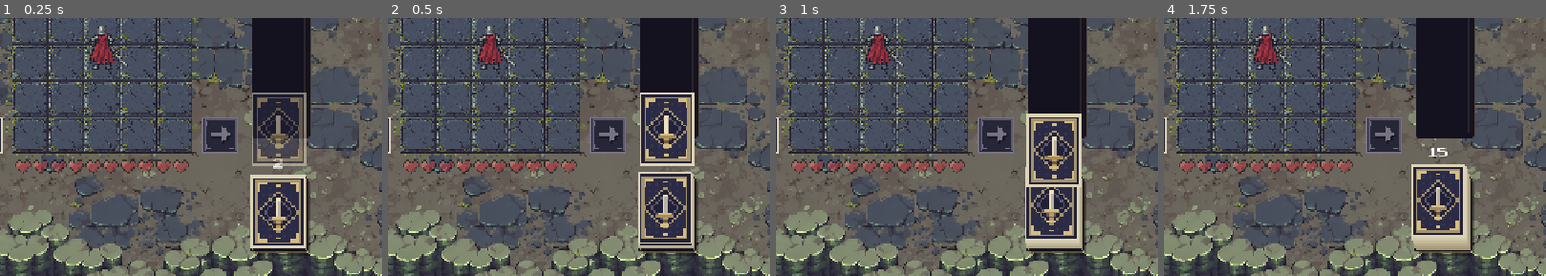
Above: before the commit, frames 1-4 (left to right).
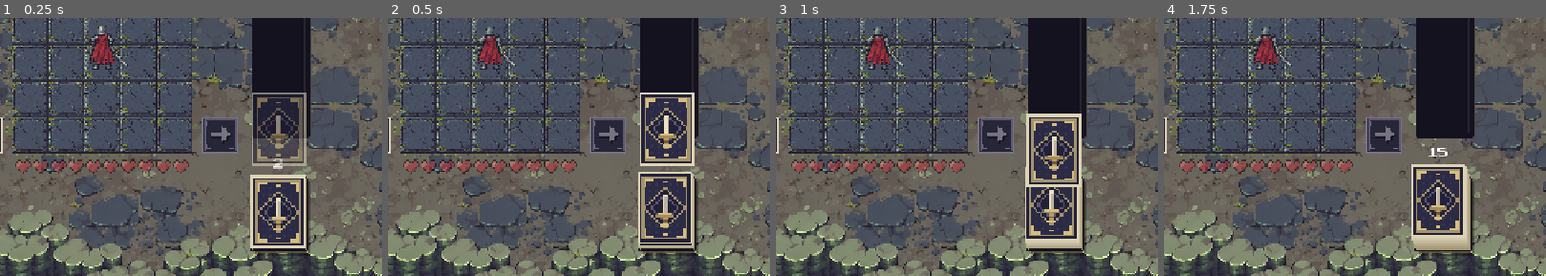
Above: after the commit, the same moments.

Repository: TheLizarditto/Foxtrot1Prototipo
Game: Godot game, scene res://Scenes/main.tscn
The game is run twice, just before and just after one commit, with the same random seed, the same clock (stepped at 60 frames per second) and the same inputs.
Inputs (mouse positions are % of the whole screen's width and height, from its top left):
- Up to frame 1 (0.25 s): no input
- Up to frame 2 (0.5 s): no input
- Up to frame 3 (1 s): move the mouse to (72, 45) at 0.52 s; click (72, 45) at 0.67 s
- Up to frame 4 (1.75 s): drag from (30, 55) to (45, 70) at 1.27 s
The pictures show only the part of the screen within x 37-87%, y 48-98%; the shares and areas given below are measured in that part.

Frame 1 is identical in both runs. In frame 2, 0.2% of the frame differs, in the area x 23-34%, y 2-19%; in frame 3, 0.2%; in frame 4, 0.2%.

Commit message:
Feat: Indicadores de vida + animacion idle de caballero

Diff:
--- a/Assets/Personaje/caballero_animaciones.tres
+++ b/Assets/Personaje/caballero_animaciones.tres
@@ -446,66 +446,90 @@
 "frames": [{
 "duration": 1.0,
 "texture": ExtResource("2_8ivx8")
+}, {
+"duration": 1.0,
+"texture": ExtResource("2_8ivx8")
 }],
 "loop": 1,
 "name": &"reposo_abajo",
-"speed": 10.0
-}, {
-"frames": [{
+"speed": 3.0
+}, {
+"frames": [{
+"duration": 1.0,
+"texture": ExtResource("2_8ivx8")
+}, {
 "duration": 1.0,
 "texture": ExtResource("2_8ivx8")
 }],
 "loop": 1,
 "name": &"reposo_abajo_derecha",
-"speed": 10.0
-}, {
-"frames": [{
+"speed": 3.0
+}, {
+"frames": [{
+"duration": 1.0,
+"texture": ExtResource("2_8ivx8")
+}, {
 "duration": 1.0,
 "texture": ExtResource("2_8ivx8")
 }],
 "loop": 1,
 "name": &"reposo_abajo_izquierda",
-"speed": 10.0
-}, {
-"frames": [{
+"speed": 3.0
+}, {
+"frames": [{
+"duration": 1.0,
+"texture": ExtResource("2_8ivx8")
+}, {
 "duration": 1.0,
 "texture": ExtResource("2_8ivx8")
 }],
 "loop": 1,
 "name": &"reposo_arriba",
-"speed": 10.0
-}, {
-"frames": [{
+"speed": 3.0
+}, {
+"frames": [{
+"duration": 1.0,
+"texture": ExtResource("2_8ivx8")
+}, {
 "duration": 1.0,
 "texture": ExtResource("2_8ivx8")
 }],
 "loop": 1,
 "name": &"reposo_arriba_derecha",
-"speed": 10.0
-}, {
-"frames": [{
+"speed": 3.0
+}, {
+"frames": [{
+"duration": 1.0,
+"texture": ExtResource("2_8ivx8")
+}, {
 "duration": 1.0,
 "texture": ExtResource("2_8ivx8")
 }],
 "loop": 1,
 "name": &"reposo_arriba_izquierda",
-"speed": 10.0
-}, {
-"frames": [{
+"speed": 3.0
+}, {
+"frames": [{
+"duration": 1.0,
+"texture": ExtResource("2_8ivx8")
+}, {
 "duration": 1.0,
 "texture": ExtResource("2_8ivx8")
 }],
 "loop": 1,
 "name": &"reposo_derecha",
-"speed": 10.0
-}, {
-"frames": [{
+"speed": 3.0
+}, {
+"frames": [{
+"duration": 1.0,
+"texture": ExtResource("2_8ivx8")
+}, {
 "duration": 1.0,
 "texture": ExtResource("2_8ivx8")
 }],
 "loop": 1,
 "name": &"reposo_izquierda",
-"speed": 10.0
+"speed": 3.0
 }]
 metadata/escala_atlas = Vector2(0.12913907, 0.12913907)
 metadata/origen_atlas = Vector2(222, 222)
--- a/Scenes/main.tscn
+++ b/Scenes/main.tscn
@@ -11,8 +11,12 @@
 [ext_resource type="Texture2D" uid="uid://bttsm8032fd6c" path="res://Assets/fondo1_horizontal.png" id="10_fondo"]
 [ext_resource type="PackedScene" path="res://Scenes/enemigo.tscn" id="11_enemigo"]
 [ext_resource type="Script" path="res://Scripts/corazones.gd" id="12_corazones"]
+[ext_resource type="Script" path="res://Scripts/ritmo_idle.gd" id="13_ritmo_idle"]
 
 [node name="Main" type="Node2D" unique_id=1545272933]
+
+[node name="RitmoIdle" type="Node" parent="."]
+script = ExtResource("13_ritmo_idle")
 
 [node name="Fondo" type="Node2D" parent="." unique_id=783863895]
 z_index = -100
--- a/Scripts/combatiente.gd
+++ b/Scripts/combatiente.gd
@@ -17,6 +17,12 @@
 	puntos_vida = vida_maxima
 
 
+func sincronizar_reposo(sprite: AnimatedSprite2D) -> void:
+	var ritmo := get_node_or_null("../RitmoIdle")
+	if ritmo != null:
+		ritmo.registrar(sprite)
+
+
 # Devuelve el dano efectivo y limita la vida a cero, sin aceptar dano negativo.
 func recibir_dano(cantidad: int) -> int:
 	var anterior := puntos_vida
--- a/Scripts/enemigo.gd
+++ b/Scripts/enemigo.gd
@@ -23,7 +23,7 @@
 		# El origen esta en los pies: todo el dragon queda fuera del tablero.
 		var borde_superior: float = -tablero.filas * tablero.tamano_celda.y / 2.0
 		global_position = tablero.to_global(Vector2(0, borde_superior - distancia_tablero))
-	sprite.play("idle")
+	_mostrar_reposo()
 	queue_redraw()
 
 
@@ -51,7 +51,12 @@
 	tween_herida.tween_property(sprite, "position", posicion_reposo, 0.18)
 	tween_herida.parallel().tween_property(sprite, "rotation", 0.0, 0.18)
 	tween_herida.parallel().tween_property(material_herida, "shader_parameter/intensidad", 0.0, 0.18)
-	tween_herida.tween_callback(func() -> void: sprite.play("idle"))
+	tween_herida.tween_callback(_mostrar_reposo)
+
+
+func _mostrar_reposo() -> void:
+	sprite.play("idle")
+	sincronizar_reposo(sprite)
 
 
 func _draw() -> void:
--- a/Scripts/personaje.gd
+++ b/Scripts/personaje.gd
@@ -110,7 +110,8 @@
 			sprite.sprite_frames.set_frame(nombre_defensa, indice, sprite.sprite_frames.get_frame_texture(nombre_defensa, indice), duracion_sostener_defensa * velocidad_defensa / 2.0)
 
 
-# El reposo usa el PNG original; las poses del atlas mantienen su escala y apoyo.
+# El idle conserva el arte original y alterna dos poses de respiracion.
+# La segunda baja el torso dos pixeles de origen, manteniendo las botas apoyadas.
 func _ajustar_fotograma() -> void:
 	if String(sprite.animation).begins_with("defensa_") and sprite.frame == 1:
 		brillo_defensa.reproducir(duracion_sostener_defensa)
@@ -123,6 +124,10 @@
 	else:
 		sprite.scale = Vector2(0.52, 0.52)
 		sprite.offset = Vector2.ZERO
+		if String(sprite.animation).begins_with("reposo_") and sprite.frame == 1:
+			var respiracion := 73.0 / 75.0
+			sprite.scale.y *= respiracion
+			sprite.offset.y = 39.0 * (1.0 / respiracion - 1.0)
 
 
 func _nombre_animacion(accion: String) -> StringName:
@@ -132,6 +137,7 @@
 func _mostrar_reposo() -> void:
 	brillo_defensa.ocultar()
 	sprite.play(_nombre_animacion("reposo"))
+	sincronizar_reposo(sprite)
 
 
 func _actualizar_posicion_centro() -> void:
--- /dev/null
+++ b/Scripts/ritmo_idle.gd
@@ -0,0 +1,36 @@
+extends Node
+
+const FOTOGRAMAS := 2
+const FPS := 3.0
+
+var fase := 0.0
+var participantes: Array[AnimatedSprite2D] = []
+
+
+func _ready() -> void:
+	# Corrige la fase despues de que los sprites y las acciones se actualicen.
+	process_priority = 100
+
+
+func registrar(sprite: AnimatedSprite2D) -> void:
+	if not participantes.has(sprite):
+		participantes.append(sprite)
+	sincronizar(sprite)
+
+
+func _process(delta: float) -> void:
+	# Delta respeta pausa y velocidad del juego; no depende del reloj del sistema.
+	fase = fposmod(fase + delta * FPS, FOTOGRAMAS)
+	for indice in range(participantes.size() - 1, -1, -1):
+		var sprite := participantes[indice]
+		if not is_instance_valid(sprite):
+			participantes.remove_at(indice)
+			continue
+		sincronizar(sprite)
+
+
+func sincronizar(sprite: AnimatedSprite2D) -> void:
+	var nombre := String(sprite.animation)
+	if not sprite.is_playing() or not (nombre == "idle" or nombre.begins_with("reposo_")):
+		return
+	sprite.set_frame_and_progress(floori(fase), fposmod(fase, 1.0))
--- /dev/null
+++ b/Tests/verificar_idle.gd
@@ -0,0 +1,78 @@
+# Ejecutar: Godot --headless --path . --script res://Tests/verificar_idle.gd
+extends SceneTree
+
+var caballero: Node2D
+var dragon: Node2D
+var ritmo: Node
+
+
+func _initialize() -> void:
+	_verificar.call_deferred()
+
+
+func _comprobar_sincronia() -> void:
+	assert(caballero.sprite.is_playing() and dragon.sprite.is_playing())
+	assert(String(caballero.sprite.animation).begins_with("reposo_"))
+	assert(dragon.sprite.animation == &"idle")
+	assert(caballero.sprite.frame == dragon.sprite.frame)
+	assert(is_equal_approx(caballero.sprite.frame_progress, dragon.sprite.frame_progress))
+
+
+func _verificar() -> void:
+	var escena := load("res://Scenes/main.tscn").instantiate() as Node2D
+	var turno := escena.get_node("Turno")
+	escena.remove_child(turno)
+	turno.free()
+	root.add_child(escena)
+	current_scene = escena
+	await process_frame
+	caballero = escena.get_node("Personaje")
+	dragon = escena.get_node("Enemigo")
+	ritmo = escena.get_node("RitmoIdle")
+	for direccion in caballero.NOMBRES_DIRECCION:
+		var animacion := StringName("reposo_" + direccion)
+		assert(caballero.sprite.sprite_frames.get_frame_count(animacion) == 2)
+		assert(caballero.sprite.sprite_frames.get_animation_speed(animacion) == 3.0)
+	assert(dragon.sprite.sprite_frames.get_frame_count("idle") == 2)
+	_comprobar_sincronia()
+
+	# Las dos poses se distinguen sin mover el apoyo de las botas.
+	ritmo.fase = 0.0
+	ritmo.sincronizar(caballero.sprite)
+	var apoyo_0: float = (39.0 + caballero.sprite.offset.y) * caballero.sprite.scale.y
+	var escala_0: Vector2 = caballero.sprite.scale
+	ritmo.fase = 1.0
+	ritmo.sincronizar(caballero.sprite)
+	var apoyo_1: float = (39.0 + caballero.sprite.offset.y) * caballero.sprite.scale.y
+	assert(is_equal_approx(apoyo_0, apoyo_1))
+	assert(escala_0 != caballero.sprite.scale)
+	# Un salto largo o irregular no deja acumular desfase entre sprites.
+	for delta in [0.0, 0.13, 0.42, 1.7, 9.8]:
+		ritmo._process(delta)
+		_comprobar_sincronia()
+
+	await caballero.movimiento(Vector2i.DOWN)
+	_comprobar_sincronia()
+	await caballero.atacar(3)
+	await dragon.tween_herida.finished
+	_comprobar_sincronia()
+	await caballero.defender(1)
+	_comprobar_sincronia()
+	dragon.recibir_dano(1)
+	await create_timer(0.03).timeout
+	dragon.recibir_dano(1)
+	await dragon.tween_herida.finished
+	_comprobar_sincronia()
+
+	var fase_antes: float = ritmo.fase
+	paused = true
+	await create_timer(0.08, true).timeout
+	assert(ritmo.fase == fase_antes)
+	_comprobar_sincronia()
+	paused = false
+	for velocidad in [0.5, 1.75, 1.0]:
+		Engine.time_scale = velocidad
+		await create_timer(0.12).timeout
+		_comprobar_sincronia()
+	print("OK: idle de dos poses, pies estables y fase compartida tras acciones, heridas, pausas y cambios de velocidad.")
+	quit()
Not shown, added: Scripts/ritmo_idle.gd.uid
Not shown, added: Tests/verificar_idle.gd.uid
Not shown, added: Assets/Personaje/idle.md
